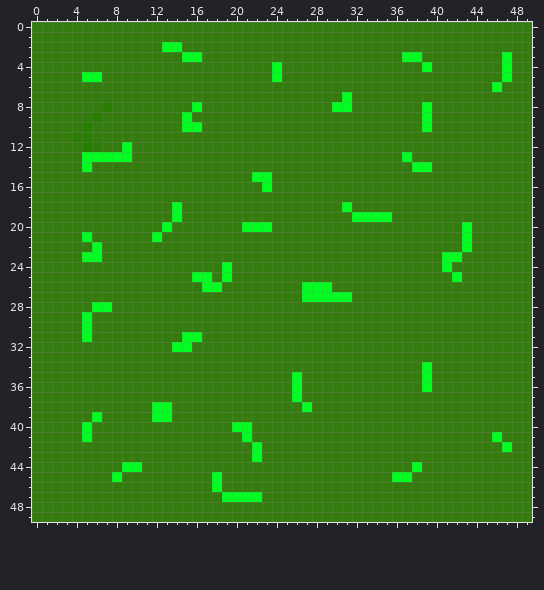
Edited in one commit: pixel-art sprite (images/tiles/grass2.png). The picture above is the old version.
The file is 50x50 pixels. Colours within 5 levels of each other are drawn and written as one.
After:
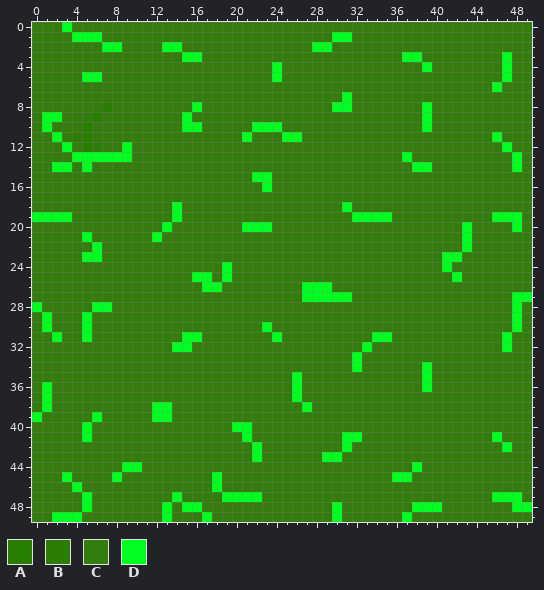
Palette (. is transparent): A #277e00  B #2c7d06  C #357c0e  D #00ff21
Change:
The author changed colour C to colour D in row 0 at x 3; in row 1 at x 4 to 6 and 30 to 31; in row 2 at x 7 to 8 and 28 to 29; in row 9 at x 1 to 2; in row 10 at x 1 and 22 to 24; in row 11 at x 2, 21, 25 to 26 and 46.
The author changed colour C to colour D in row 12 at x 3 and 47; in row 13 at x 4 and 48; in row 14 at x 2 to 3 and 48; in row 19 at x 0 to 3 and 46 to 48; in row 20 at x 48; in row 27 at x 48 to 49.
The author changed colour C to colour D in row 28 at x 0 and 48; in row 29 at x 1 and 48; in row 30 at x 1, 23 and 48; in row 31 at x 2, 24, 34 to 35 and 47; in row 32 at x 33 and 47; in rows 33 to 34 at x 32.
The author changed colour C to colour D in rows 36 to 38 at x 1; in row 39 at x 0; in row 41 at x 31 to 32; in row 42 at x 31; in row 43 at x 29 to 30; in row 45 at x 3.
The author changed colour C to colour D in row 46 at x 4; in row 47 at x 5, 14 and 46 to 48; in row 48 at x 5, 13, 15 to 16, 30, 38 to 40 and 48 to 49; in row 49 at x 2 to 4, 13, 17, 30 and 37.
